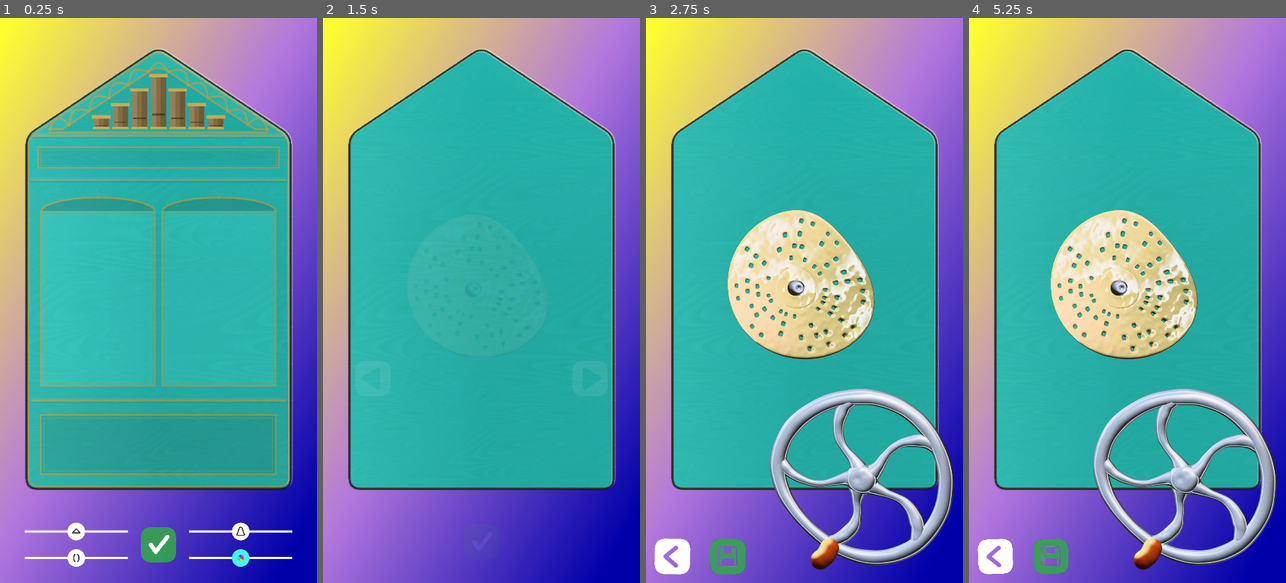
Above: before the commit, frames 1-4 (left to right).
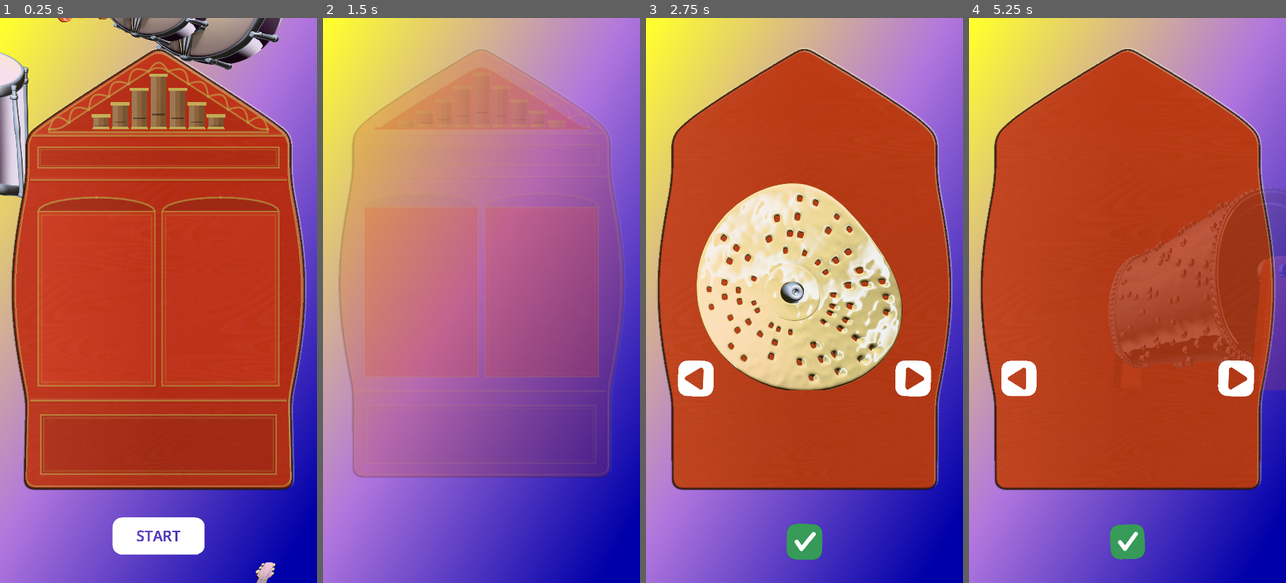
Above: after the commit, the same moments.

Repository: jwotto/speelklok-museum
Game: Godot game, scene res://scenes/main.tscn
Same seed, same stepped clock (60 frames per second), same inputs: the game is played once before the commit and once after it.
Inputs (mouse positions are in pixels of both pictures, inside the frame that each line leads up to):
- Up to frame 1 (0.25 s): no input
- Up to frame 2 (1.5 s): click (481, 543) at 0.52 s; click (481, 543) at 1.25 s
- Up to frame 3 (2.75 s): click (823, 543) at 2.02 s
- Up to frame 4 (5.25 s): click (1235, 379) at 2.77 s; click (1235, 379) at 3.52 s; click (1019, 379) at 4.27 s; click (1019, 379) at 5.02 s

The runs differ from the first frame. In frame 1, 68% of the frame differs, in the area x 0-97%, y 0-100%; in frame 2, 61%; in frame 3, 62%; in frame 4, 68%, in the area x 2-100%, y 5-99%.

Commit message:
🎬 Startscherm: demo mode met generatieve kast + zwevende instrumenten
- Kast verandert continu van vorm en kleur (sinusgolven 0.01-0.99)
- Instrumenten zweven van alle kanten over het scherm, achter de kast
- START knop met knockout tekst effect (wit vlak, uitgestanste letters)
- Touch alleen op START knop om te beginnen
- Bij start: stickers faden uit, sliders verschijnen

Co-Authored-By: Claude Opus 4.6 (1M context) <noreply@anthropic.com>

Diff:
--- a/scenes/fase_body_builder/fase_body_builder.gd
+++ b/scenes/fase_body_builder/fase_body_builder.gd
@@ -16,6 +16,26 @@
 @onready var _done_button: IconButton = $UILayer/SliderContainer/DoneButton
 
 var _shape_data: Dictionary = {}
+var _demo_mode: bool = true
+var _demo_time: float = 0.0
+var _start_button: Control = null
+var _floating_container: Node2D = null
+var _spawn_timer: float = 0.0
+
+const INSTRUMENT_TEXTURES = [
+	preload("res://afbeeldingen instrumenten/accordeon.png"),
+	preload("res://afbeeldingen instrumenten/banjo.png"),
+	preload("res://afbeeldingen instrumenten/bellen.png"),
+	preload("res://afbeeldingen instrumenten/bongo.png"),
+	preload("res://afbeeldingen instrumenten/contrabas.png"),
+	preload("res://afbeeldingen instrumenten/gitaar.png"),
+	preload("res://afbeeldingen instrumenten/hihat.png"),
+	preload("res://afbeeldingen instrumenten/piano.png"),
+	preload("res://afbeeldingen instrumenten/snaredrum.png"),
+	preload("res://afbeeldingen instrumenten/trompet.png"),
+	preload("res://afbeeldingen instrumenten/viool.png"),
+	preload("res://afbeeldingen instrumenten/xylofoon.png"),
+]
 
 
 func _ready() -> void:
@@ -32,11 +52,220 @@
 	_kleur_slider.value_changed.connect(_on_kleur_changed)
 	_done_button.pressed.connect(_on_done_pressed)
 
-	# Start met default waarden uit de sliders
-	_body_shape.dak = _dak_slider.value
-	_body_shape.buik = _buik_slider.value
-	_body_shape.rok = _rok_slider.value
-	_body_shape.kleur = _kleur_slider.value
+	# Start in demo mode
+	_slider_container.visible = false
+	_start_demo()
+
+
+func _start_demo() -> void:
+	_demo_mode = true
+	_demo_time = 0.0
+
+	# Container voor zwevende stickers (achter de kast)
+	_floating_container = Node2D.new()
+	add_child(_floating_container)
+	move_child(_floating_container, 1)  # Na Background, voor BodyShape
+
+	# Spawn een flinke groep stickers direct
+	for i in 10:
+		_spawn_floating_sticker(true)
+
+	# Maak start knop
+	_create_start_button()
+
+
+func _create_start_button() -> void:
+	## Grote pulserende play knop onderaan het scherm
+	# START knop: wit vlak met uitgesneden tekst (knockout effect)
+	var btn_w = 300
+	var btn_h = 120
+	var corner_r = 30
+
+	# Render de knop als image: wit met afgeronde hoeken, tekst als gaten
+	var img = Image.create(btn_w, btn_h, true, Image.FORMAT_RGBA8)
+
+	# Vul met wit (afgeronde hoeken)
+	for x in btn_w:
+		for y in btn_h:
+			var in_rect = true
+			# Check hoeken
+			if x < corner_r and y < corner_r:
+				in_rect = Vector2(x - corner_r, y - corner_r).length() <= corner_r
+			elif x >= btn_w - corner_r and y < corner_r:
+				in_rect = Vector2(x - (btn_w - corner_r), y - corner_r).length() <= corner_r
+			elif x < corner_r and y >= btn_h - corner_r:
+				in_rect = Vector2(x - corner_r, y - (btn_h - corner_r)).length() <= corner_r
+			elif x >= btn_w - corner_r and y >= btn_h - corner_r:
+				in_rect = Vector2(x - (btn_w - corner_r), y - (btn_h - corner_r)).length() <= corner_r
+			if in_rect:
+				img.set_pixel(x, y, Color.WHITE)
+
+	# Render "START" tekst op een apart image
+	var font = ThemeDB.fallback_font
+	var font_size = 48
+	var text_size = font.get_string_size("START", HORIZONTAL_ALIGNMENT_CENTER, -1, font_size)
+	var text_x = int((btn_w - text_size.x) / 2.0)
+	var text_y = int((btn_h + text_size.y) / 2.0) - int(font.get_descent(font_size))
+
+	# Render tekst naar een SubViewport
+	var sv = SubViewport.new()
+	sv.size = Vector2i(btn_w, btn_h)
+	sv.transparent_bg = true
+	sv.render_target_update_mode = SubViewport.UPDATE_ONCE
+	var label = Label.new()
+	label.text = "START"
+	label.add_theme_font_size_override("font_size", font_size)
+	label.add_theme_color_override("font_color", Color.WHITE)
+	label.horizontal_alignment = HORIZONTAL_ALIGNMENT_CENTER
+	label.vertical_alignment = VERTICAL_ALIGNMENT_CENTER
+	label.size = Vector2(btn_w, btn_h)
+	sv.add_child(label)
+	add_child(sv)
+
+	# Wacht een frame zodat de SubViewport rendert
+	await get_tree().process_frame
+	await get_tree().process_frame
+
+	# Knip de tekst uit de witte achtergrond
+	var text_img = sv.get_texture().get_image()
+	for x in btn_w:
+		for y in btn_h:
+			var text_pixel = text_img.get_pixel(x, y)
+			if text_pixel.a > 0.3:
+				img.set_pixel(x, y, Color(0, 0, 0, 0))  # Gat
+
+	sv.queue_free()
+
+	# Maak TextureButton
+	var tex = ImageTexture.create_from_image(img)
+	var btn = TextureButton.new()
+	btn.texture_normal = tex
+	btn.custom_minimum_size = Vector2(btn_w, btn_h)
+	btn.pressed.connect(_on_start_pressed)
+
+	_start_button = btn
+	_start_button.position = Vector2(540 - btn_w / 2, 1920 - 230 + 10)
+	_start_button.pivot_offset = Vector2(btn_w / 2, btn_h / 2)
+
+	$UILayer.add_child(_start_button)
+
+
+func _process(delta: float) -> void:
+	if Engine.is_editor_hint():
+		return
+	if not _demo_mode:
+		return
+
+	_demo_time += delta
+
+	# Langzaam veranderende kast
+	_body_shape.dak = (sin(_demo_time * 0.25) + 1.0) * 0.49 + 0.01
+	_body_shape.buik = (sin(_demo_time * 0.253 + 1.5) + 1.0) * 0.49 + 0.01
+	_body_shape.rok = (sin(_demo_time * 0.257 + 3.0) + 1.0) * 0.49 + 0.01
+	_body_shape.kleur = fmod(_demo_time * 0.04, 0.98) + 0.01
+
+	# Start knop: ademend pulse
+	if _start_button:
+		var pulse = 1.0 + sin(_demo_time * 2.5) * 0.08
+		_start_button.scale = Vector2(pulse, pulse)
+
+	# Spawn nieuwe zwevende stickers
+	_spawn_timer += delta
+	if _spawn_timer > 2.0:
+		_spawn_timer = 0.0
+		_spawn_floating_sticker(false)
+
+
+func _spawn_floating_sticker(_instant: bool = false) -> void:
+	## Maak een zwevend instrument dat over het scherm drijft
+	if not _floating_container:
+		return
+
+	var viewport_size = get_viewport_rect().size
+	var tex = INSTRUMENT_TEXTURES[randi() % INSTRUMENT_TEXTURES.size()]
+
+	var sprite = Sprite2D.new()
+	sprite.texture = tex
+	var s = randf_range(0.15, 0.7)
+	sprite.scale = Vector2(s, s)
+	sprite.modulate = Color(1, 1, 1, 1.0)
+	sprite.rotation = randf_range(-0.3, 0.3)
+
+	# Random kant: 0=links, 1=rechts, 2=boven, 3=onder
+	var side = randi() % 4
+	var start_pos: Vector2
+	var end_pos: Vector2
+	var margin = 200.0
+
+	match side:
+		0:  # Links naar rechts
+			start_pos = Vector2(-margin, randf_range(0, viewport_size.y))
+			end_pos = Vector2(viewport_size.x + margin, randf_range(0, viewport_size.y))
+		1:  # Rechts naar links
+			start_pos = Vector2(viewport_size.x + margin, randf_range(0, viewport_size.y))
+			end_pos = Vector2(-margin, randf_range(0, viewport_size.y))
+		2:  # Boven naar onder
+			start_pos = Vector2(randf_range(0, viewport_size.x), -margin)
+			end_pos = Vector2(randf_range(0, viewport_size.x), viewport_size.y + margin)
+		3:  # Onder naar boven
+			start_pos = Vector2(randf_range(0, viewport_size.x), viewport_size.y + margin)
+			end_pos = Vector2(randf_range(0, viewport_size.x), -margin)
+
+	sprite.position = start_pos
+
+	# Alles achter de kast (container zit voor Background, achter BodyShape)
+
+	_floating_container.add_child(sprite)
+
+	# Animeer over het scherm
+	var duration = randf_range(12.0, 25.0)
+	var tween = create_tween()
+	tween.tween_property(sprite, "position", end_pos, duration)
+	tween.parallel().tween_property(sprite, "rotation", sprite.rotation + randf_range(-3.0, 3.0), duration)
+	tween.tween_callback(sprite.queue_free)
+
+
+func _on_start_pressed() -> void:
+	_demo_mode = false
+
+	# Verwijder start knop met animatie
+	if _start_button:
+		var tween = create_tween().set_parallel()
+		tween.tween_property(_start_button, "scale", Vector2(1.5, 1.5), 0.3) \
+			.set_ease(Tween.EASE_OUT)
+		tween.tween_property(_start_button, "modulate:a", 0.0, 0.3)
+		tween.chain().tween_callback(func():
+			_start_button.queue_free()
+			_start_button = null
+		)
+
+	# Verwijder zwevende stickers
+	if _floating_container:
+		var tween_float = create_tween()
+		tween_float.tween_property(_floating_container, "modulate:a", 0.0, 0.5)
+		tween_float.tween_callback(func():
+			_floating_container.queue_free()
+			_floating_container = null
+		)
+
+	# Toon sliders met fade-in
+	_slider_container.visible = true
+	_slider_container.modulate.a = 0.0
+	var tween2 = create_tween()
+	tween2.tween_property(_slider_container, "modulate:a", 1.0, 0.3)
+
+	# Zet slider waarden op de huidige kast vorm
+	_dak_slider.value = _body_shape.dak
+	_buik_slider.value = _body_shape.buik
+	_rok_slider.value = _body_shape.rok
+	_kleur_slider.value = _body_shape.kleur
+
+
+func _input(event: InputEvent) -> void:
+	if Engine.is_editor_hint():
+		return
+	# Alleen ESC in demo mode
+	pass
 
 
 func _on_dak_changed(val: float) -> void:
--- /dev/null
+++ b/shaders/knockout_text.gdshader
@@ -0,0 +1,15 @@
+shader_type canvas_item;
+
+uniform sampler2D text_texture : hint_default_white;
+uniform vec4 bg_color : source_color = vec4(1.0, 1.0, 1.0, 1.0);
+
+void fragment() {
+	vec4 tex = texture(text_texture, UV);
+	// Waar tekst is (alpha > 0.5) = transparant (uitgeknipt)
+	// Waar geen tekst is = witte achtergrond
+	if (tex.a > 0.5) {
+		COLOR = vec4(0.0, 0.0, 0.0, 0.0); // Transparant gat
+	} else {
+		COLOR = bg_color;
+	}
+}
